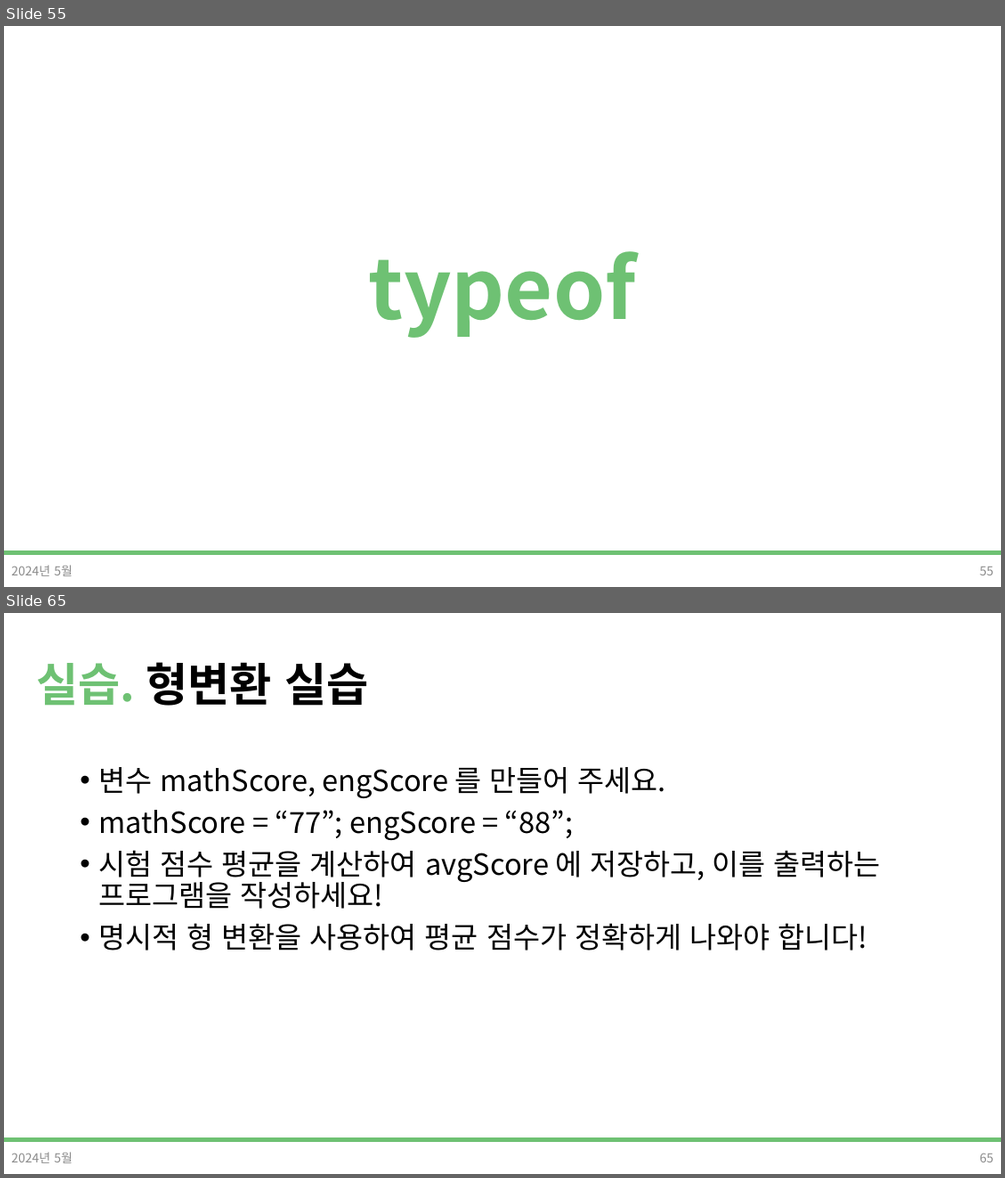
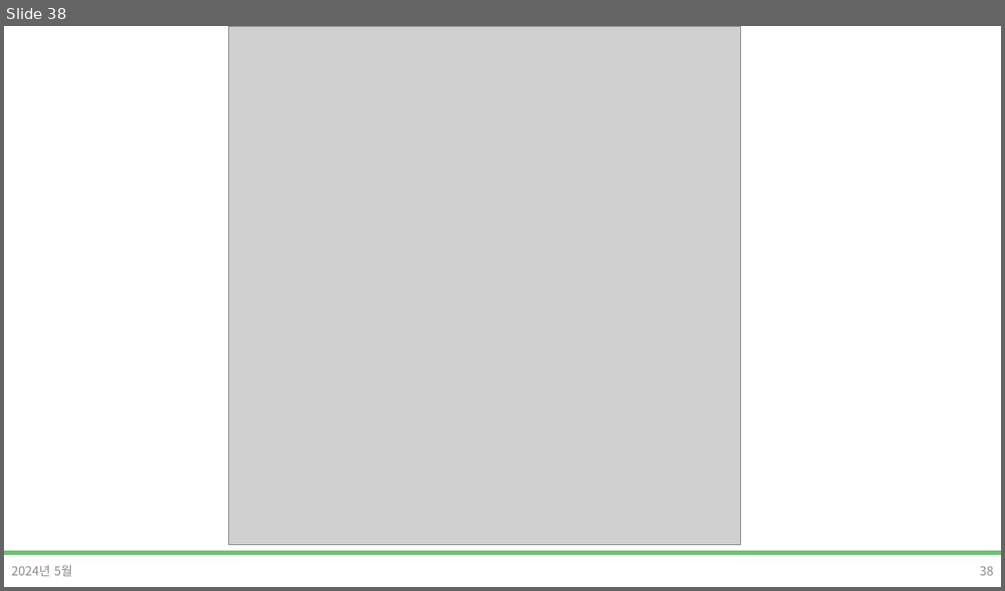
Before and after one commit to DevDamon0527/SeSAC_Yeongdeungpo_Campus_6th, a slide deck: material/[SeSAC_YDP_6] 04_1_Javascript.pptx. Shown one above the other, each under a label of ours: slides 55 and 65 before the commit, slide 38 after it; the slides between them are not shown. The pictures are 1005x1178 and 1005x591 pixels, drawn with LibreOffice and Linux fonts; fonts in the diff are those of the drawing; grey boxes stand for pictures; background and template pictures are left out. Boxes give left, top, right and bottom in pixels: in the first picture for what was removed or moved away, otherwise in the second. Text is boxed around its words. In the diff, an @@ line names an element or a change of style, - is before the commit and + after.

```diff
--- a/material/[SeSAC_YDP_6] 04_1_Javascript.pptx
+++ b/material/[SeSAC_YDP_6] 04_1_Javascript.pptx
@@ slide 65 removed at (4, 613, 1001, 1174), background #FFFFFF; not listed: 1 template element that a slide beside it also shows @@
@@ title removed at (36, 662, 368, 706) @@
-실습. 형변환 실습
@@ text removed at (98, 767, 880, 950) @@
-• 변수 mathScore, engScore 를 만들어 주세요.
-• mathScore = “77”; engScore = “88”;
-• 시험 점수 평균을 계산하여 avgScore 에 저장하고, 이를 출력하는 프로그램을 작성하세요!
-• 명시적 형 변환을 사용하여 평균 점수가 정확하게 나와야 합니다!
@@ text removed at (11, 1151, 73, 1163) @@
-2024년 5월
@@ page number removed at (979, 1152, 994, 1162) @@
-65
@@ what was slide 55 is now slide 38 @@
@@ slide 38 changed as well @@
@@ picture added at (228, 26, 741, 544) @@
@@ title removed at (369, 251, 636, 338) @@
-typeof
@@ page number at (979, 565, 994, 575): text changed @@
-55
+38
```
Also in this commit, not shown: 5 other slides changed, 83 other slides removed, 9 other files.
